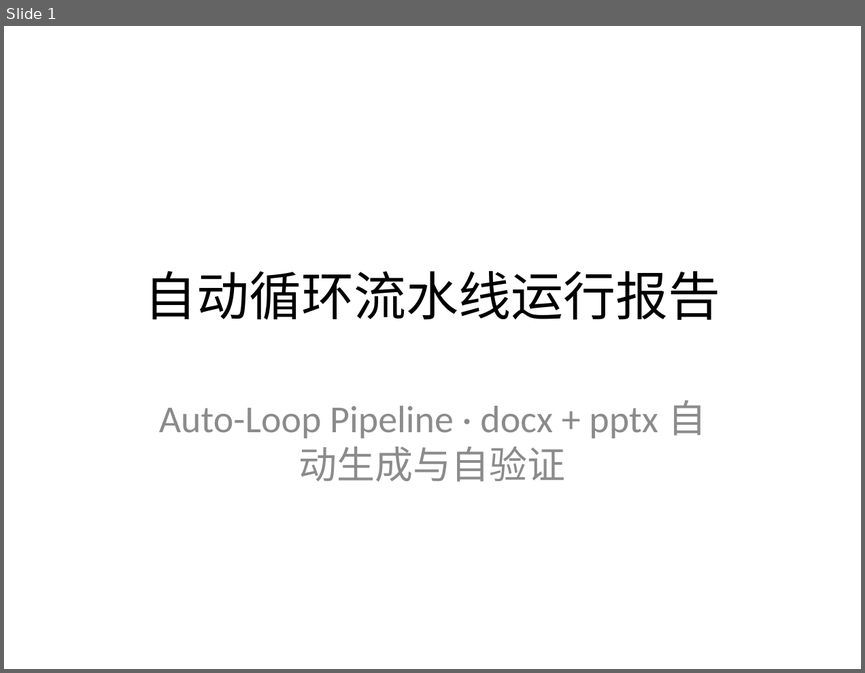
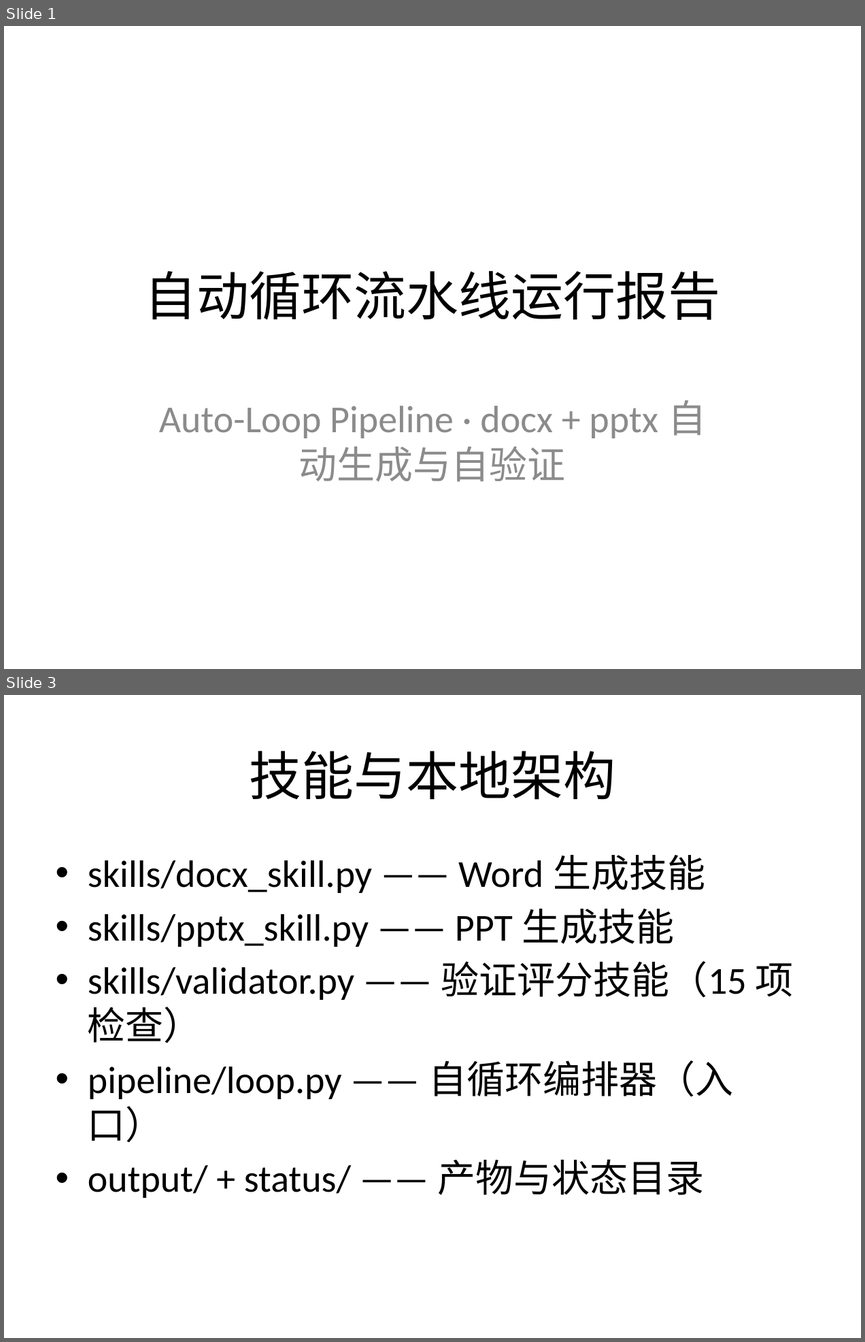
Before and after one commit to mqgg5630-cyber/test-auto-arena, a slide deck: output/slides/deck.pptx. Shown one above the other, each under a label of ours: slide 1 before the commit, slides 1 and 3 after it; the slides between them are not shown. The pictures are 865x673 and 865x1342 pixels, drawn with LibreOffice and Linux fonts; fonts in the diff are those of the drawing. Boxes give left, top, right and bottom in pixels: in the first picture for what was removed or moved away, otherwise in the second. Text is boxed around its words. In the diff, an @@ line names an element or a change of style, - is before the commit and + after.

Commit message:
auto-loop: iter 2 · score 90/100 · ITERATING

```diff
--- a/output/slides/deck.pptx
+++ b/output/slides/deck.pptx
@@ slide 3 added at bbox=[4, 695, 861, 1338], background #FFFFFF @@
@@ title added at bbox=[249, 751, 615, 800], 44 pt, text #000000 @@
+技能与本地架构
@@ text added at bbox=[88, 855, 793, 1198], 32 pt, text #000000 @@
+• skills/docx_skill.py —— Word 生成技能
+• skills/pptx_skill.py —— PPT 生成技能
+• skills/validator.py —— 验证评分技能（15 项检查）
+• pipeline/loop.py —— 自循环编排器（入口）
+• output/ + status/ —— 产物与状态目录
```
Also in this commit, not shown: 1 slide changed, 4 other slides added, 1 slide removed, 4 other files.
